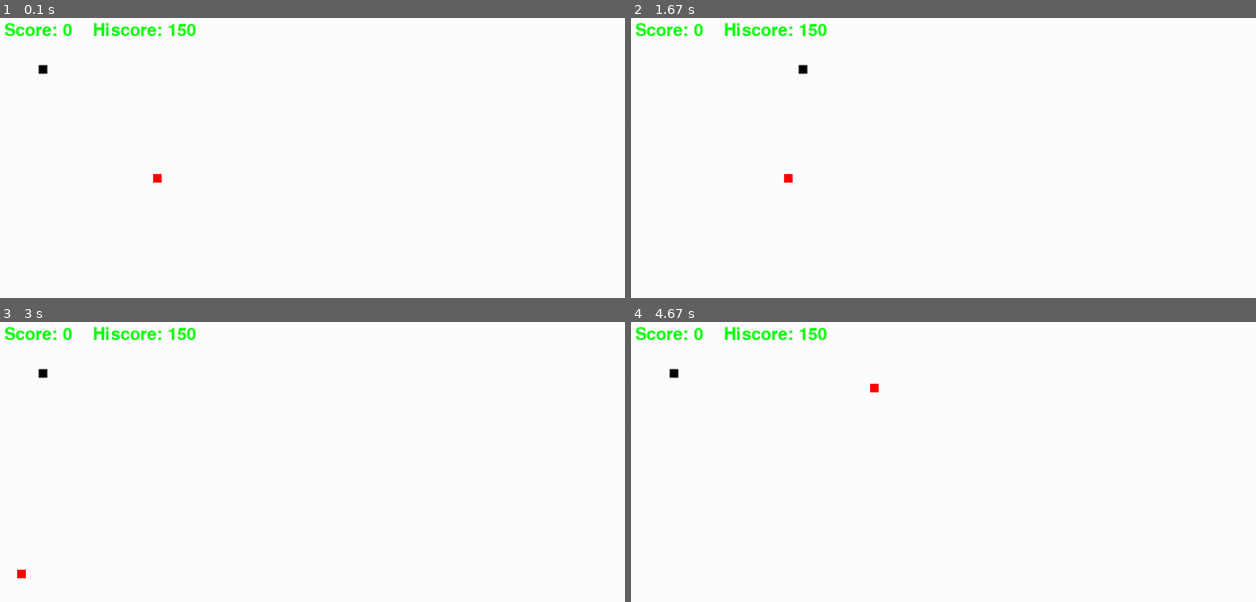
Above: before the commit, frames 1-4 (two rows, left to right).
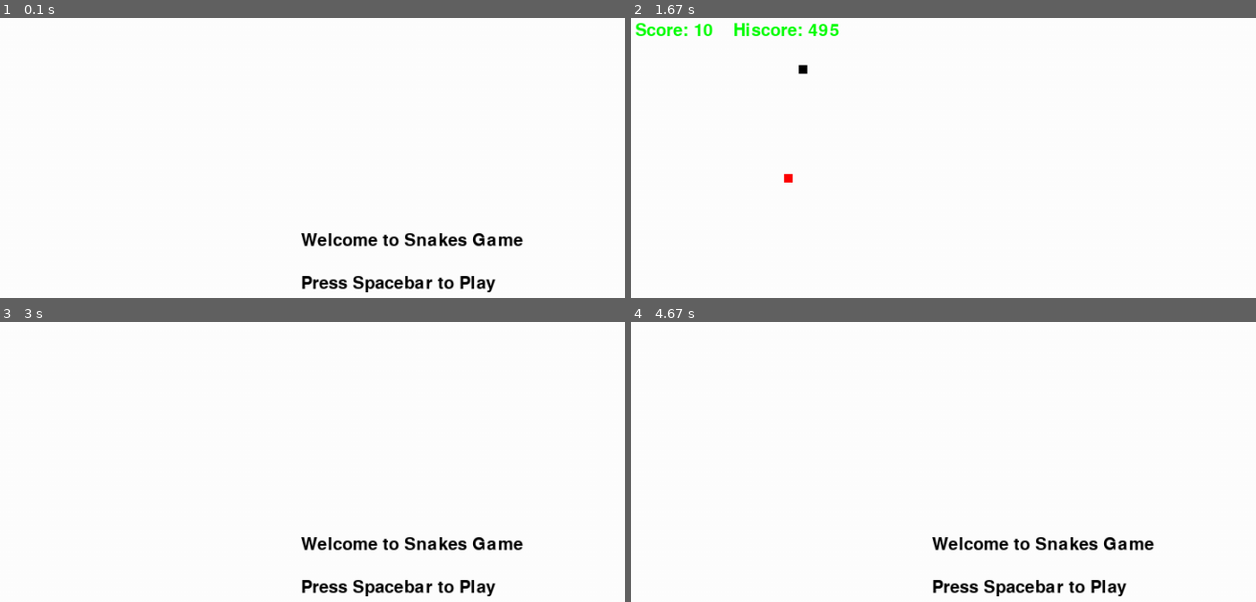
Above: after the commit, the same moments.

Repository: amityadav1214/PythonCodes
Game: pygame game, started from FlappyBirdGame/SnakeGame.py
The game is run twice, just before and just after one commit, with the same random seed, the same clock (stepped at 60 frames per second) and the same inputs.
Inputs:
- Up to frame 1 (0.1 s): no input
- Up to frame 2 (1.67 s): tap Space at 0.33, 0.73, 1.03, 1.23, 1.53 s; hold Q 0.67-1.13 s; hold Right 0.67-1.13 s; hold Q 1.17-1.63 s; hold Right 1.17-1.63 s
- Up to frame 3 (3 s): hold Up 2.17-2.63 s; tap Space at 2.23, 2.53 s; tap Enter at 2.67 s
- Up to frame 4 (4.67 s): tap Space at 3.07, 3.37, 3.57, 3.87 s; hold Left 3.5-4.03 s; tap Enter at 4.4 s

The runs differ from the first frame. In frame 1, 2.6% of the frame differs, in the area x 0-84%, y 1-98%; in frame 2, 0.6%; in frame 3, 2.6%; in frame 4, 2.6%.

Commit message:
Modified Snake Game

Diff:
--- a/FlappyBirdGame/HighScore.txt
+++ b/FlappyBirdGame/HighScore.txt
@@ -1 +1 @@
-150
+495
--- a/FlappyBirdGame/SnakeGame.py
+++ b/FlappyBirdGame/SnakeGame.py
@@ -22,6 +22,23 @@
 def plot_snake(gameWindow,color,snake_list,snake_size):  #Defining Function to Plot Snake as it has to grow after eating food
     for x,y in snake_list:
         pygame.draw.rect(gameWindow, color, [x, y, snake_size, snake_size])  #Creates Initial Snake in Game Window
+
+#Creating a Function of Welcome Screen
+def Welcome():
+    exit_game = False
+    while not exit_game:
+        gameWindow.fill(white)
+        text_screen("Welcome to Snakes Game", black, 350,250)
+        text_screen("Press Spacebar to Play", black, 350, 300)
+        for event in pygame.event.get():
+            if event.type == pygame.QUIT:
+                exit_game = True
+            if event.type == pygame.KEYDOWN:  # If you press Enter after the game is over we will reenter in the game
+                if event.key == pygame.K_SPACE:
+                    gameLoop()
+
+        pygame.display.update()
+        clock.tick(60)
 
 #Creating a Game Loop Function for writing whole game logic
 def gameLoop():
@@ -57,7 +74,7 @@
                     exit_game = True
                 if event.type == pygame.KEYDOWN:   #If you press Enter after the game is over we will reenter in the game
                     if event.key == pygame.K_RETURN:
-                        gameLoop()
+                        Welcome()
 
         else:
             for event in pygame.event.get():  #Inner loop where the game handle all the events occurred in the Game Window
@@ -81,6 +98,9 @@
                     if event.key == pygame.K_DOWN:
                         velocity_y = init_velocity
                         velocity_x = 0
+
+                    if event.key == pygame.K_q:   #Generating Cheat Code for our game
+                        score += 5
 
             snake_x = snake_x + velocity_x   #This will move snake in  X axis with that velocity
             snake_y = snake_y + velocity_y   #This will move snake in  Y axis with that velocity
@@ -120,4 +140,4 @@
     pygame.quit()
     quit()
 
-gameLoop()
+Welcome()
